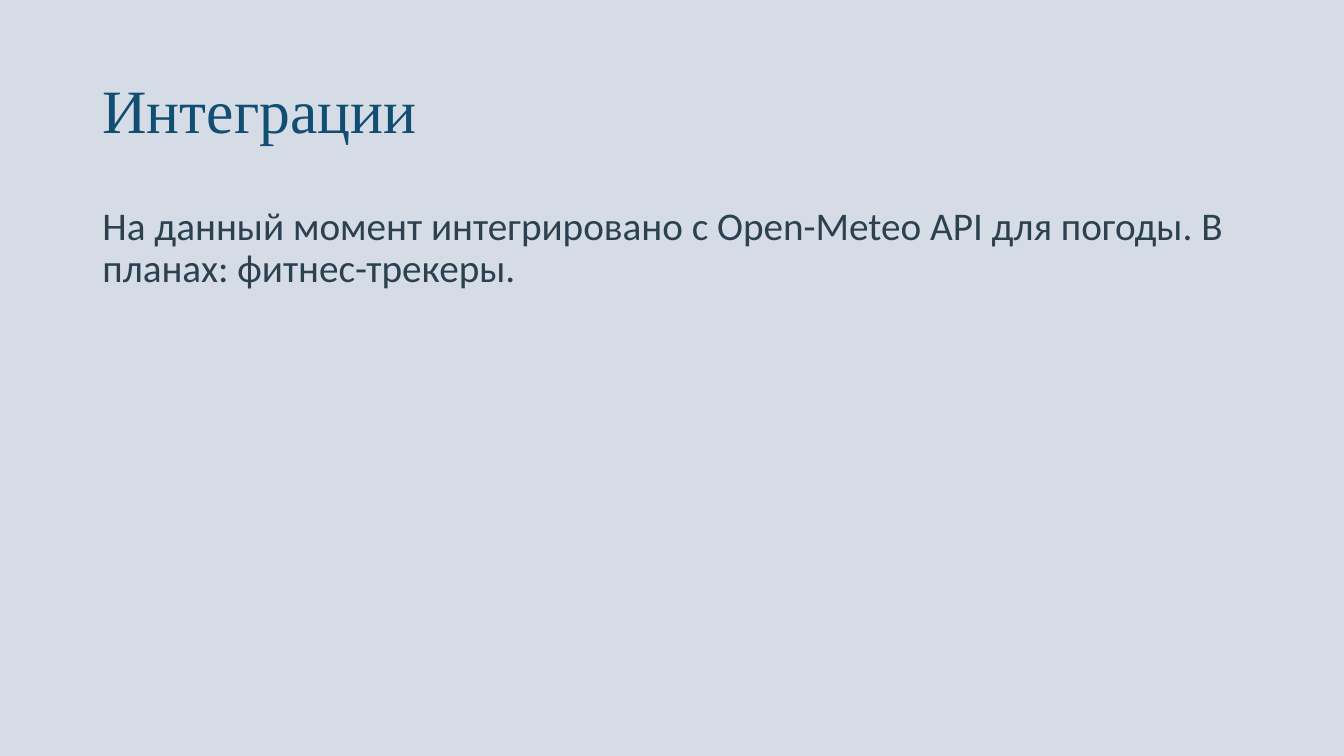
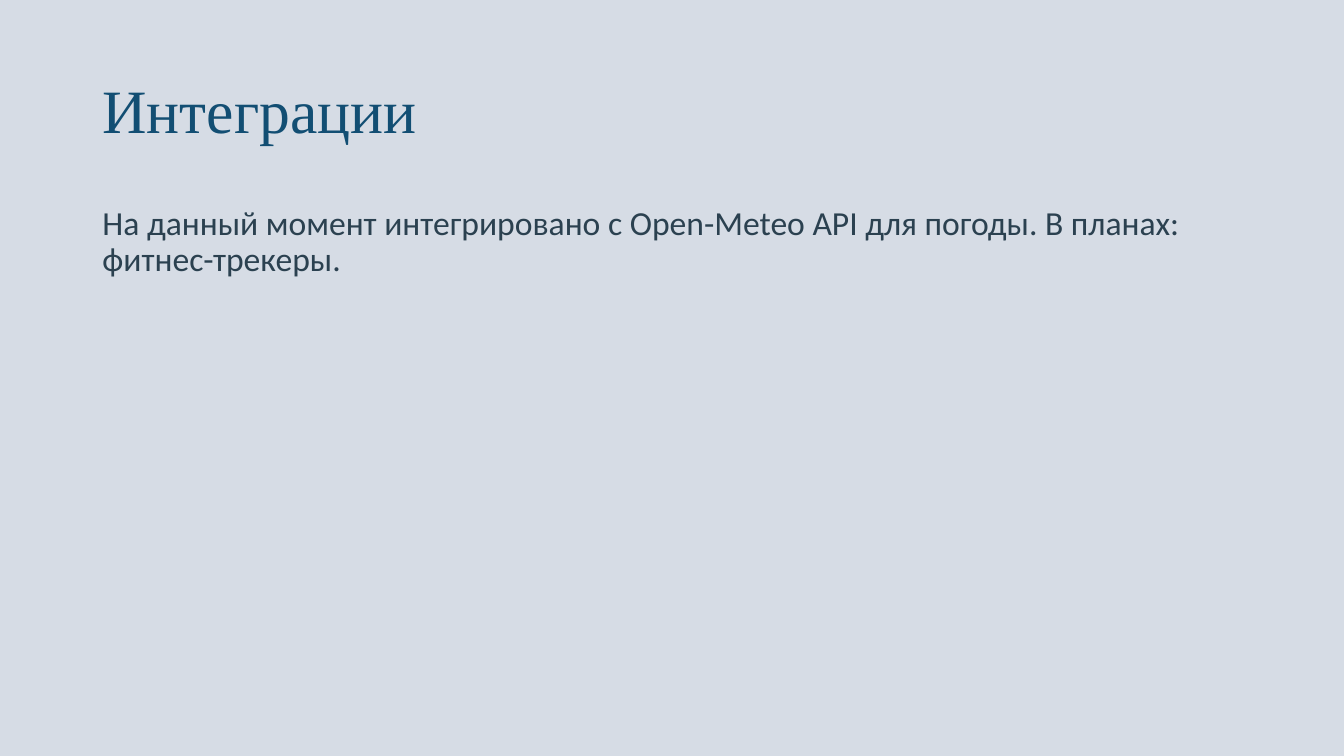
Before and after one commit to Toose-Dany/123, a slide deck: slide 8 of HealthSync.pptx. Drawn at 1344x756 pixels with LibreOffice and Linux fonts; fonts in the diff are those of the drawing. Boxes give left, top, right and bottom in pixels: in the first picture for what was removed or moved away, otherwise in the second. Text is boxed around its words. In the diff, an @@ line names an element or a change of style, - is before the commit and + after.

```diff
--- a/HealthSync.pptx
+++ b/HealthSync.pptx
@@ text "На данный момент интегрировано с ..." at (x1=102, y1=212, x2=1179, y2=277): size 28 to 24 pt @@
```
Also in this commit, not shown: 9 other slides changed.
